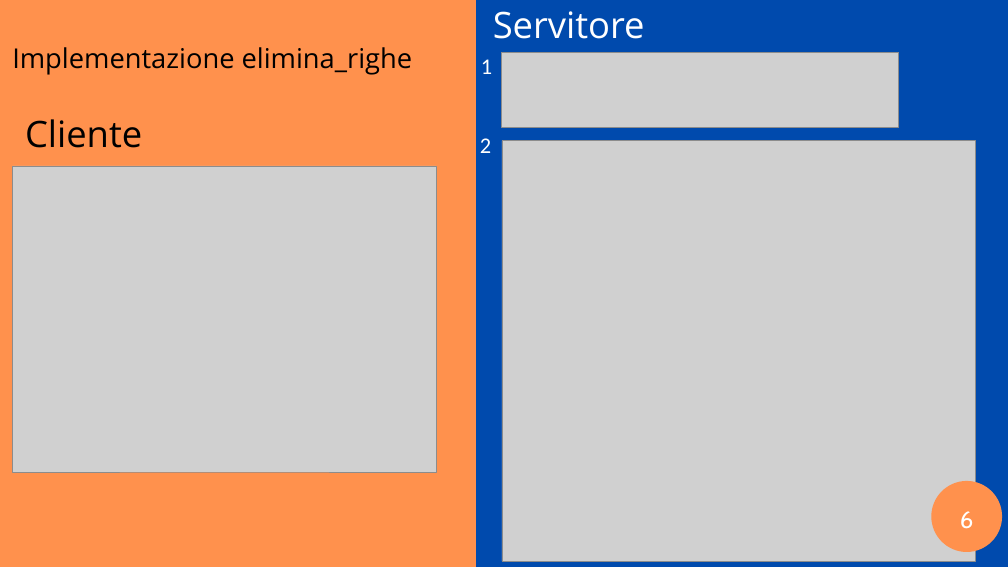
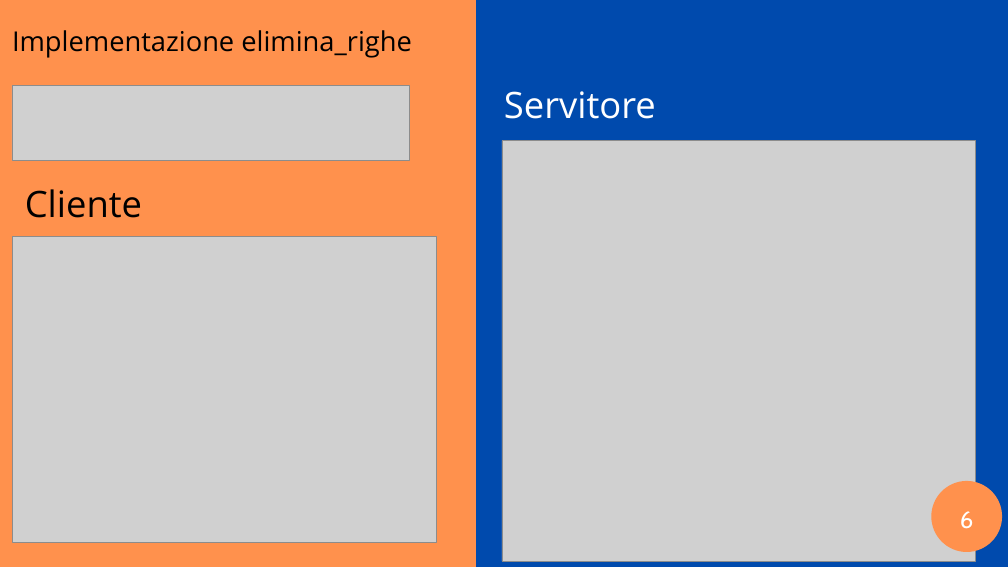
Before and after one commit to ilcors-dev/gruppo-reti, a slide deck: slide 6 of esercitazione_6/documents/Esercitazione 6.pptx. Drawn at 1008x567 pixels with LibreOffice and Linux fonts; fonts in the diff are those of the drawing; grey boxes stand for pictures. Boxes give left, top, right and bottom in pixels: in the first picture for what was removed or moved away, otherwise in the second. Text is boxed around its words. In the diff, an @@ line names an element or a change of style, - is before the commit and + after.

```diff
--- a/esercitazione_6/documents/Esercitazione 6.pptx
+++ b/esercitazione_6/documents/Esercitazione 6.pptx
@@ text "Implementazione elimina_righe": place and size @@
-text "Implementazione elimina_righe" at bbox=[12, 47, 413, 75]
+text "Implementazione elimina_righe" at bbox=[12, 30, 412, 58]
@@ text removed at bbox=[481, 59, 492, 74] @@
-1
@@ picture: place and size @@
-picture at bbox=[501, 52, 899, 127]
+picture at bbox=[12, 86, 410, 161]
@@ text "Servitore": place and size @@
-text "Servitore" at bbox=[493, 11, 645, 39]
+text "Servitore" at bbox=[504, 91, 656, 119]
@@ text removed at bbox=[480, 138, 491, 153] @@
-2
@@ text "Cliente": place and size @@
-text "Cliente" at bbox=[25, 119, 142, 148]
+text "Cliente" at bbox=[25, 189, 142, 218]
@@ picture: place and size @@
-picture at bbox=[12, 166, 436, 472]
+picture at bbox=[12, 236, 436, 542]
```
Also in this commit, not shown: 3 other slides changed.
